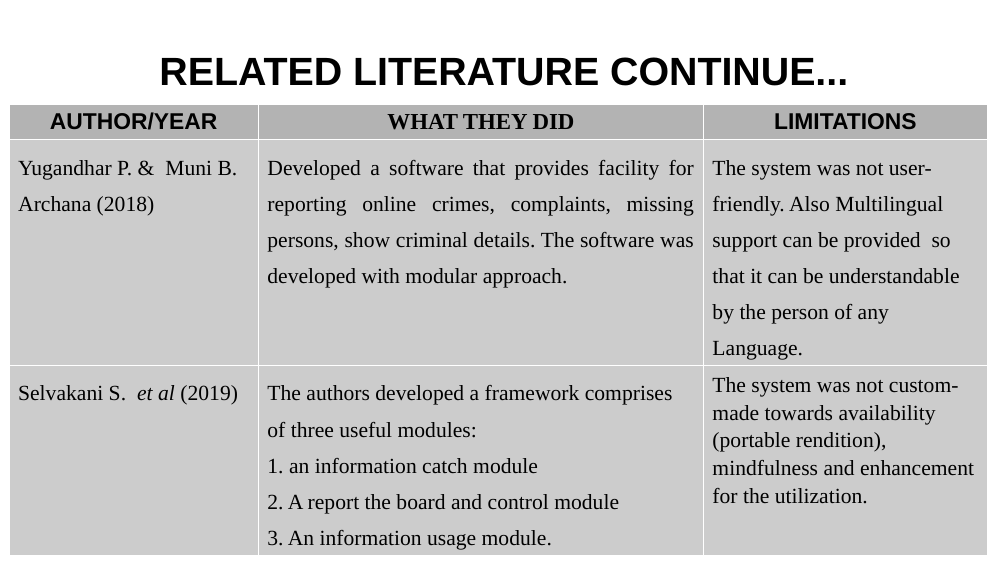
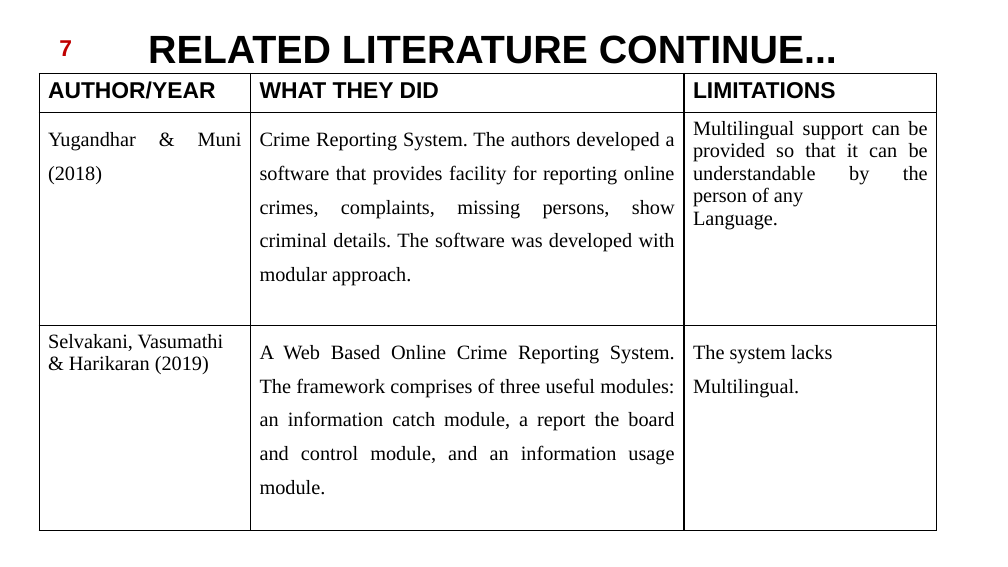
Before and after one commit to Jackieriel/crime-reporting-system, a slide deck: slide 8 of PAPER WORK/TESSY MAIN WORK/NOVEMBER/ETUKUDOH UNWANA THERESA CRIME SYSTEM.pptx. Drawn at 1008x567 pixels with LibreOffice and Linux fonts; fonts in the diff are those of the drawing; background and template pictures are left out. Boxes give left, top, right and bottom in pixels: in the first picture for what was removed or moved away, otherwise in the second. Text is boxed around its words. In the diff, an @@ line names an element or a change of style, - is before the commit and + after.

```diff
--- a/PAPER WORK/TESSY MAIN WORK/NOVEMBER/ETUKUDOH UNWANA THERESA CRIME SYSTEM.pptx
+++ b/PAPER WORK/TESSY MAIN WORK/NOVEMBER/ETUKUDOH UNWANA THERESA CRIME SYSTEM.pptx
@@ text "RELATED LITERATURE CONTINUE...": place and size @@
-text "RELATED LITERATURE CONTINUE..." at <box>159,57,848,86</box>
+text "RELATED LITERATURE CONTINUE..." at <box>148,35,837,64</box>
@@ text added at <box>59,40,72,56</box>, 18 pt, text #C00000, bold @@
+7
@@ table at <box>39,73,938,531</box> @@
-row 2: Yugandhar P. & Muni B. Archana (2018) | Developed a software that provides facility for reporting online crimes, complaints, missing persons, show criminal details. The software was developed with modular approach. | The system was not user-friendly. Also Multilingual support can be provided so that it can be understandable by the person of any Language.
+row 2: Yugandhar & Muni (2018) | Crime Reporting System. The authors developed a software that provides facility for reporting online crimes, complaints, missing persons, show criminal details. The software was developed with modular approach. | Multilingual support can be provided so that it can be understandable by the person of any / Language.
-row 3: Selvakani S. et al (2019) | The authors developed a framework comprises of three useful modules: / 1. an information catch module / 2. A report the board and control module / 3. An information usage module. | The system was not custom-made towards availability (portable rendition), mindfulness and enhancement for the utilization.
+row 3: Selvakani, Vasumathi & Harikaran (2019) | A Web Based Online Crime Reporting System. The framework comprises of three useful modules: an information catch module, a report the board and control module, and an information usage module. | The system lacks Multilingual.
@@ fill #B3B3B3 to none in row 1 @@
@@ fill #CCCCCC to none in 6 cells @@
@@ font Times New Roman to Arial in "WHAT THEY DID" @@
@@ alignment centre to justified @@
@@ borders changed @@
@@ table: place and size @@
-table at <box>9,104,989,567</box>
+table at <box>39,73,938,531</box>
```
Also in this commit, not shown: 11 other slides changed, 54 other files.
